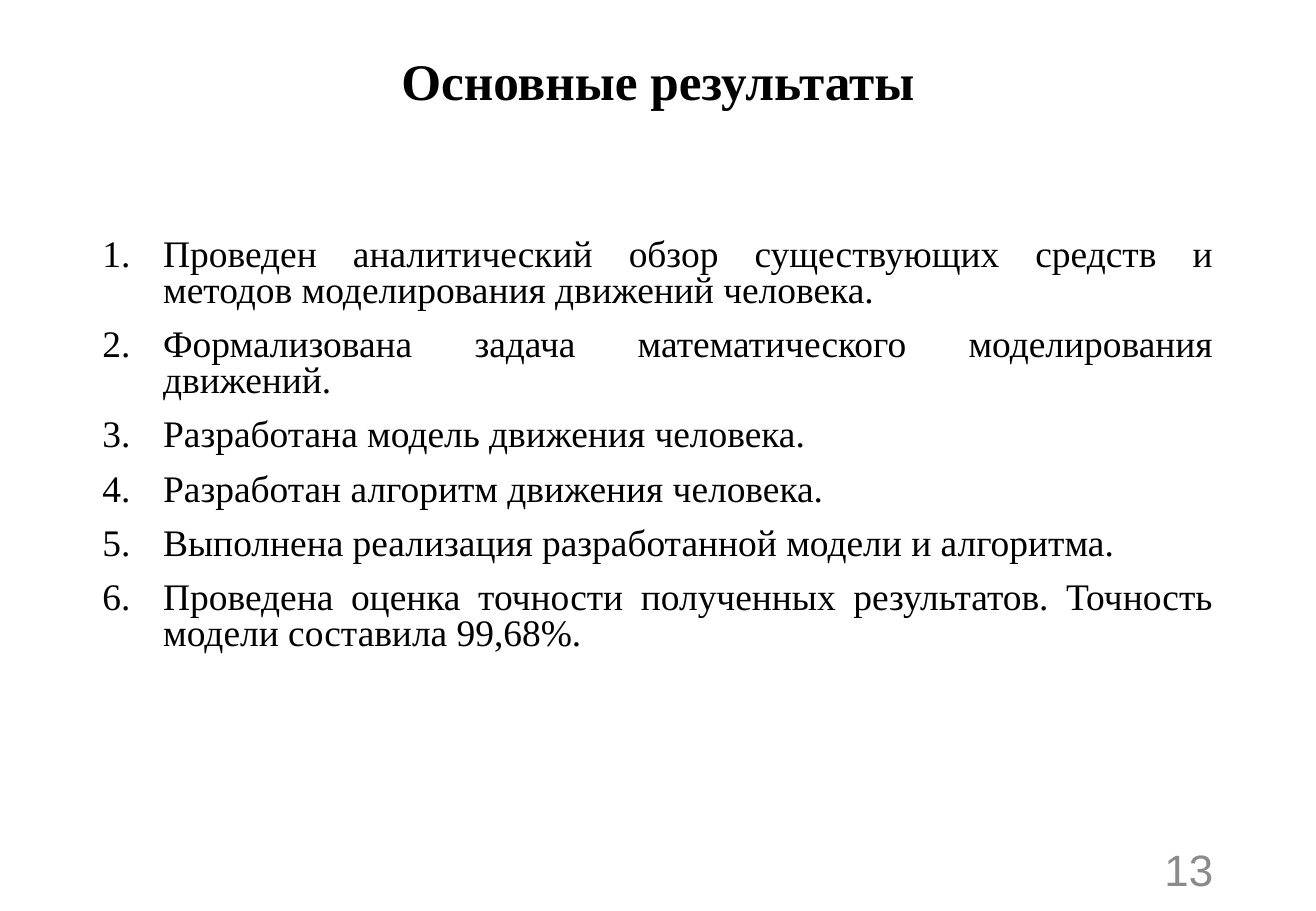
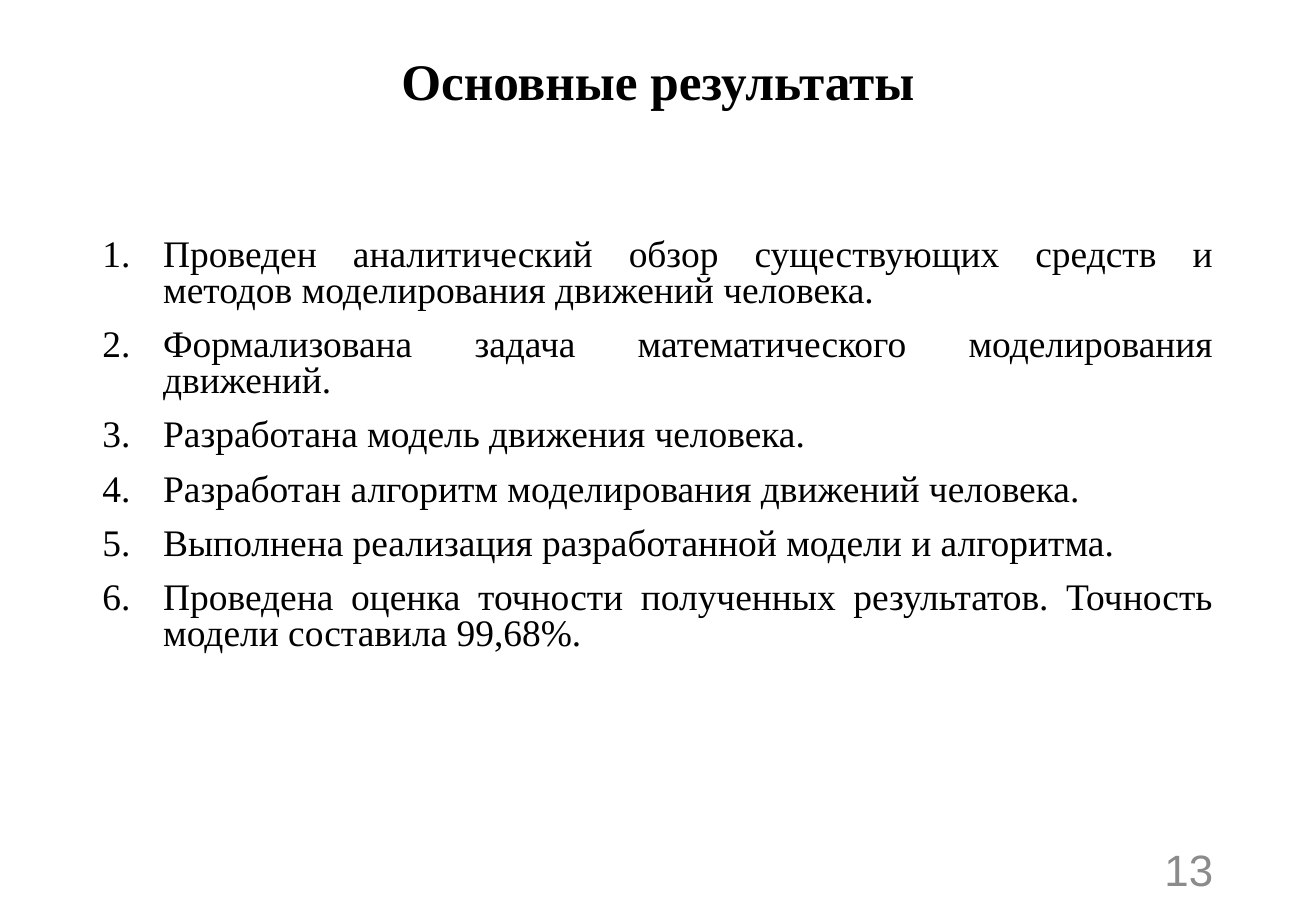
Before and after one commit to n7arti/MIET.Magistratura, a slide deck: slide 13 of Диссертация/Смотр 2 курс 2 семестр/Артамонова_презентация.pptx. Drawn at 1316x911 pixels with LibreOffice and Linux fonts; fonts in the diff are those of the drawing. Boxes give left, top, right and bottom in pixels: in the first picture for what was removed or moved away, otherwise in the second. Text is boxed around its words. In the diff, an @@ line names an element or a change of style, - is before the commit and + after.

```diff
--- a/Диссертация/Смотр 2 курс 2 семестр/Артамонова_презентация.pptx
+++ b/Диссертация/Смотр 2 курс 2 семестр/Артамонова_презентация.pptx
@@ text at <box>163,475,1079,509</box>: text changed @@
-4. Разработан алгоритм движения человека.
+4. Разработан алгоритм моделирования движений человека.
```
Also in this commit, not shown: 3 other slides changed, 2 other files.
